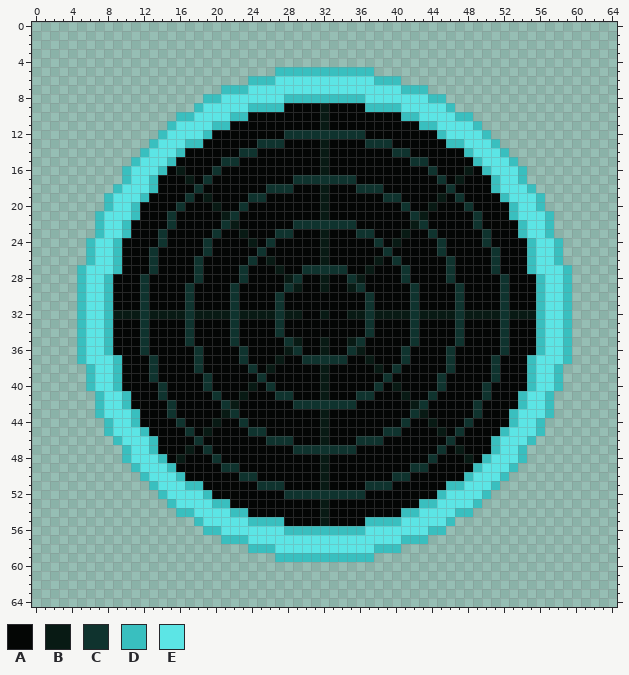
Pixel-art file -- src/ui/gauge/radar.aseprite. The picture above was drawn from the file before the commit.
65x65 pixels, 1 frame.
Visible layers, top first: "ring", "lines", "bg".
Palette (. is transparent): A #040605  B #081a14  C #0f332e  D #39bfbf  E #5ce5e5
Pixels before, first column x 5:
 5 ......................DDDDDDDDDDD......................
 6 ...................DDDEEEEEEEEEEEDDD...................
 7 ................DDDEEEEEEEEEEEEEEEEEDDD................
 8 ..............DDEEEEEEEDDDDDDDDDEEEEEEEDD..............
 9 .............DEEEEEDDDDAAAABAAAADDDDEEEEED.............
10 ...........DDEEEEDDAAAAAAAABAAAAAAAADDEEEEDD...........
11 ..........DEEEEDDAAAAAAAAAABAAAAAAAAAADDEEEED..........
12 .........DEEEEDAAAAAAAACCCCCCCCCAAAAAAAADEEEED.........
13 ........DEEEDDAAAAAACCCAAAABAAAACCCAAAAAADDEEED........
14 .......DEEEDAAAAAACCAAAAAAABAAAAAAACCAAAAAADEEED.......
15 ......DEEEDAAAAACCAAAAAAAAABAAAAAAAAACCAAAAADEEED......
16 .....DEEEDABAAACAAAAAAAAAAABAAAAAAAAAAACAAABADEEED.....
17 .....DEEDAAABACAAAAAAAAACCCCCCCAAAAAAAAACABAAADEED.....
18 ....DEEEDAAAACAAAAAAACCCAAABAAACCCAAAAAAACAAAADEEED....
19 ...DEEEDAAAACABAAAACCAAAAAABAAAAAACCAAAABACAAAADEEED...
20 ...DEEDAAAACAAABAACAAAAAAAABAAAAAAAACAABAAACAAAADEED...
21 ..DEEEDAAACAAAAABCAAAAAAAAABAAAAAAAAACBAAAAACAAADEEED..
22 ..DEEDAAAACAAAAACBAAAAAACCCCCCCAAAAAABCAAAAACAAAADEED..
23 ..DEEDAAACAAAAACAABAAACCAAABAAACCAAABAACAAAAACAAADEED..
24 .DEEDAAAACAAAACAAAABACAAAAABAAAAACABAAAACAAAACAAAADEED.
25 .DEEDAAACAAAAACAAAAACAAAAAABAAAAAACAAAAACAAAAACAAADEED.
26 .DEEDAAACAAAACAAAAACABAAAAABAAAAABACAAAAACAAAACAAADEED.
27 DEEEDAAACAAAACAAAACAAABAACCCCCAABAAACAAAACAAAACAAADEEED
28 DEEDAAACAAAAACAAAACAAAABCAABAACBAAAACAAAACAAAAACAAADEED
29 DEEDAAACAAAACAAAACAAAAACBAABAABCAAAAACAAAACAAAACAAADEED
30 DEEDAAACAAAACAAAACAAAACAAAAAAAAACAAAACAAAACAAAACAAADEED
31 DEEDAAACAAAACAAAACAAAACAAAAAAAAACAAAACAAAACAAAACAAADEED
32 DEEDBBBCBBBBCBBBBCBBBBCBBAABAABBCBBBBCBBBBCBBBBCBBBDEED
33 DEEDAAACAAAACAAAACAAAACAAAAAAAAACAAAACAAAACAAAACAAADEED
34 DEEDAAACAAAACAAAACAAAACAAAAAAAAACAAAACAAAACAAAACAAADEED
35 DEEDAAACAAAACAAAACAAAAACBAABAABCAAAAACAAAACAAAACAAADEED
36 DEEDAAACAAAAACAAAACAAAABCAABAACBAAAACAAAACAAAAACAAADEED
37 DEEEDAAACAAAACAAAACAAABAACCCCCAABAAACAAAACAAAACAAADEEED
38 .DEEDAAACAAAACAAAAACABAAAAABAAAAABACAAAAACAAAACAAADEED.
39 .DEEDAAACAAAAACAAAAACAAAAAABAAAAAACAAAAACAAAAACAAADEED.
40 .DEEDAAAACAAAACAAAABACAAAAABAAAAACABAAAACAAAACAAAADEED.
41 ..DEEDAAACAAAAACAABAAACCAAABAAACCAAABAACAAAAACAAADEED..
42 ..DEEDAAAACAAAAACBAAAAAACCCCCCCAAAAAABCAAAAACAAAADEED..
43 ..DEEEDAAACAAAAABCAAAAAAAAABAAAAAAAAACBAAAAACAAADEEED..
44 ...DEEDAAAACAAABAACAAAAAAAABAAAAAAAACAABAAACAAAADEED...
45 ...DEEEDAAAACABAAAACCAAAAAABAAAAAACCAAAABACAAAADEEED...
46 ....DEEEDAAAACAAAAAAACCCAAABAAACCCAAAAAAACAAAADEEED....
47 .....DEEDAAABACAAAAAAAAACCCCCCCAAAAAAAAACABAAADEED.....
48 .....DEEEDABAAACAAAAAAAAAAABAAAAAAAAAAACAAABADEEED.....
49 ......DEEEDAAAAACCAAAAAAAAABAAAAAAAAACCAAAAADEEED......
50 .......DEEEDAAAAAACCAAAAAAABAAAAAAACCAAAAAADEEED.......
51 ........DEEEDDAAAAAACCCAAAABAAAACCCAAAAAADDEEED........
52 .........DEEEEDAAAAAAAACCCCCCCCCAAAAAAAADEEEED.........
53 ..........DEEEEDDAAAAAAAAAABAAAAAAAAAADDEEEED..........
54 ...........DDEEEEDDAAAAAAAABAAAAAAAADDEEEEDD...........
55 .............DEEEEEDDDDAAAABAAAADDDDEEEEED.............
56 ..............DDEEEEEEEDDDDDDDDDEEEEEEEDD..............
57 ................DDDEEEEEEEEEEEEEEEEEDDD................
58 ...................DDDEEEEEEEEEEEDDD...................
59 ......................DDDDDDDDDDD......................
New version:
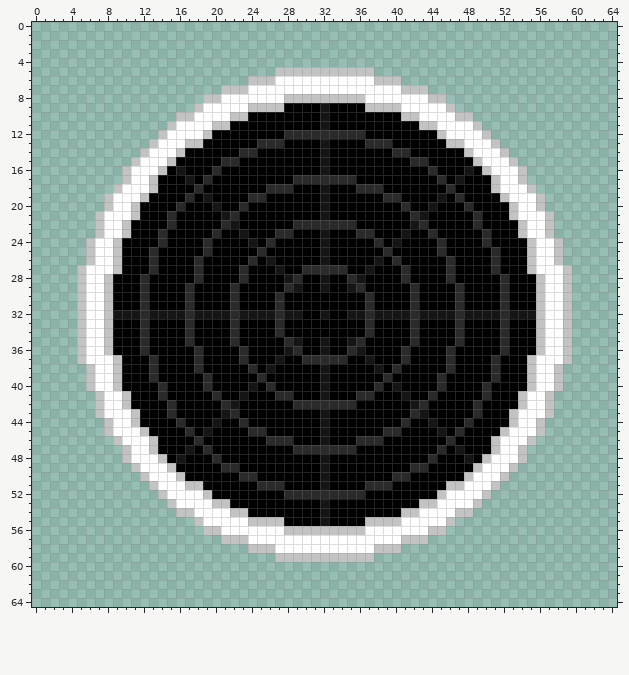
Edits made:
colour A: #040605 -> #000000
colour B: #081a14 -> #151515
colour C: #0f332e -> #2a2a2a
colour D: #39bfbf -> #c3c3c3
colour E: #5ce5e5 -> #ffffff
